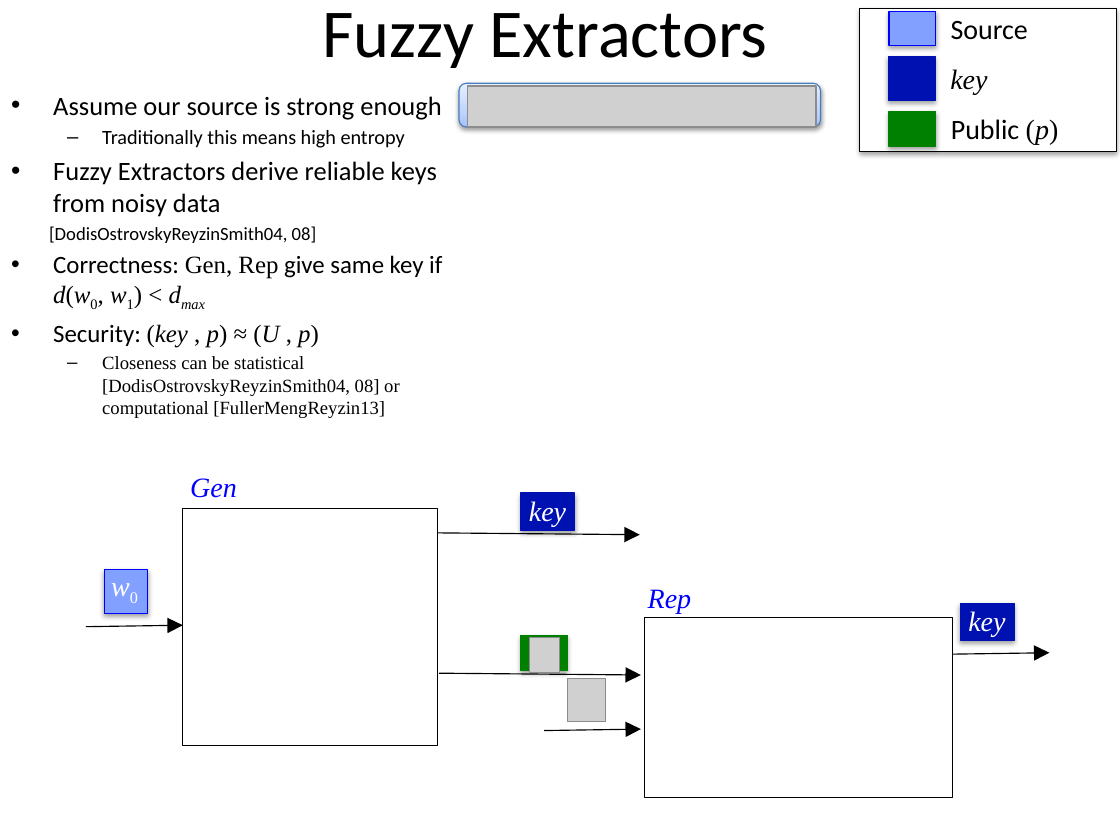
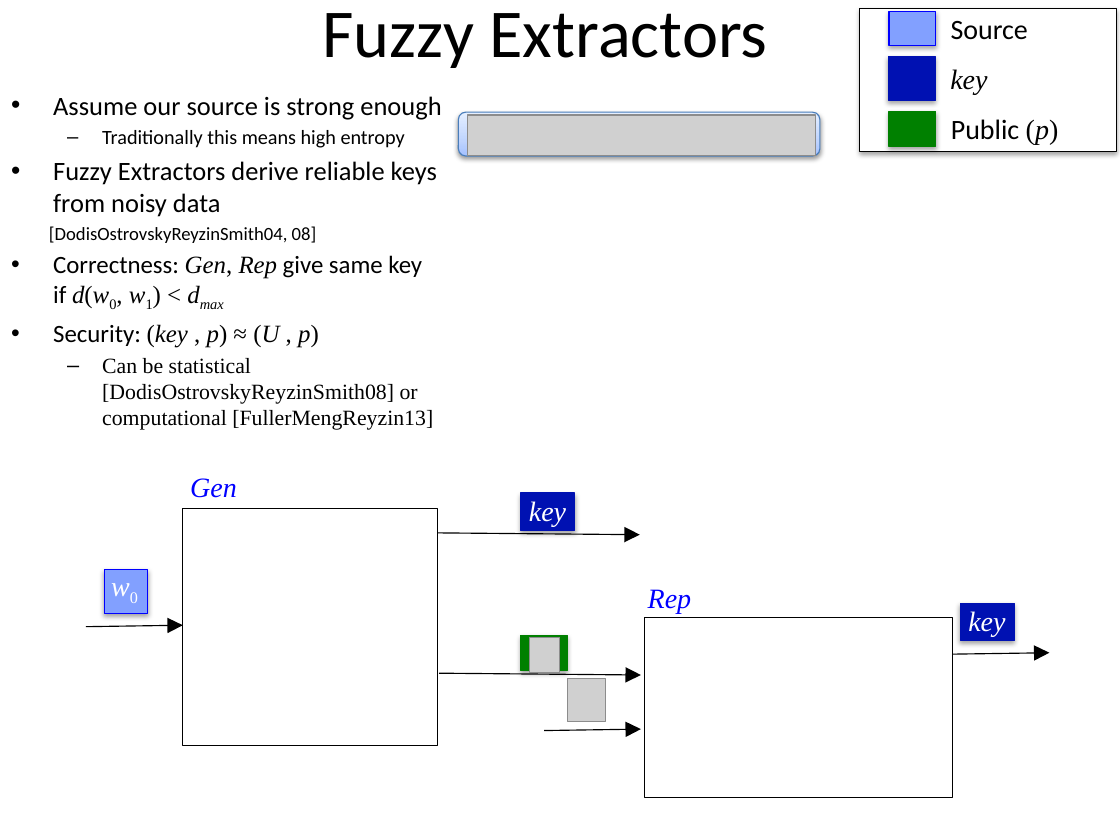
Before and after one commit to xianruimeng/comp-fuzzy-ext, a slide deck: slide 3 of constantRate/KeyDerivationWithNegativeUsable.pptx. Drawn at 1120x840 pixels with LibreOffice and Linux fonts; fonts in the diff are those of the drawing; grey boxes stand for pictures. Boxes give left, top, right and bottom in pixels: in the first picture for what was removed or moved away, otherwise in the second. Text is boxed around its words. In the diff, an @@ line names an element or a change of style, - is before the commit and + after.

```diff
--- a/constantRate/KeyDerivationWithNegativeUsable.pptx
+++ b/constantRate/KeyDerivationWithNegativeUsable.pptx
@@ picture removed at box(468, 86, 816, 128) @@
@@ rounded rectangle: place and size @@
-rounded rectangle at box(459, 83, 821, 127)
+rounded rectangle at box(458, 112, 820, 156)
@@ picture added at box(467, 115, 815, 157) @@
@@ text at box(53, 255, 422, 308): italic on in "Gen, Rep" @@
@@ text at box(102, 358, 433, 430): text changed; size 12 to 14 pt @@
-  – Closeness can be statistical [DodisOstrovskyReyzinSmith04, 08] or computational [FullerMengReyzin13]
+  – Can be statistical [DodisOstrovskyReyzinSmith08] or computational [FullerMengReyzin13]
```
Also in this commit, not shown: 7 other slides changed, 1 slide added.
